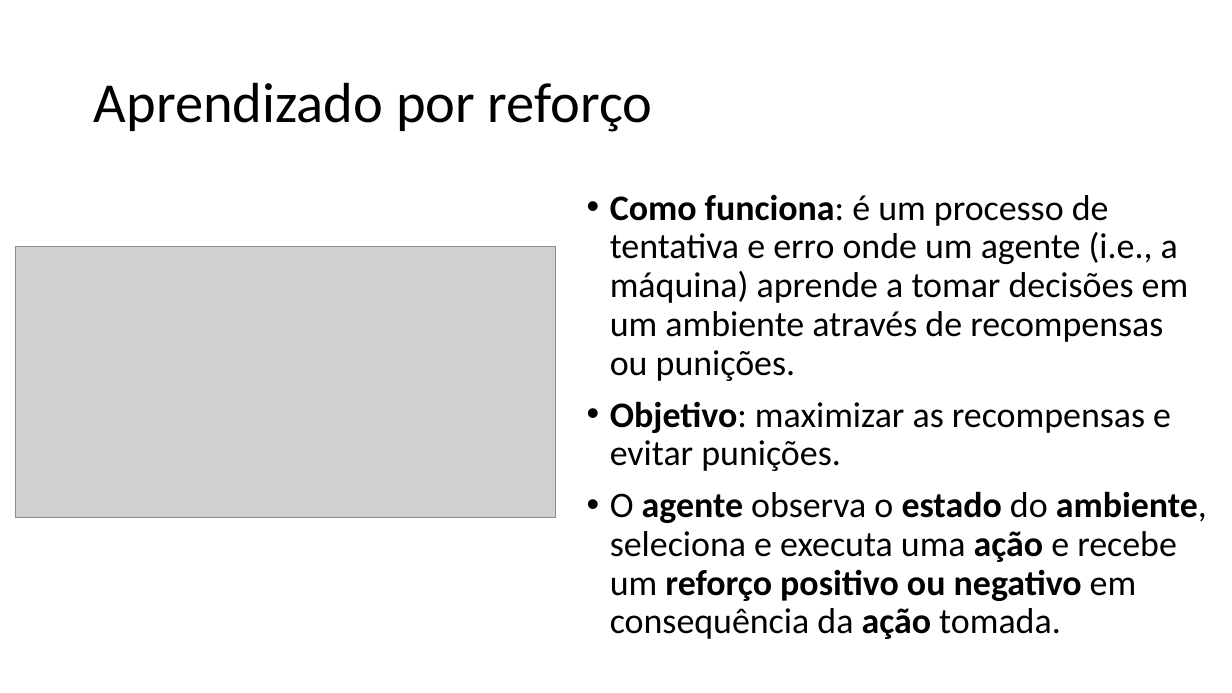
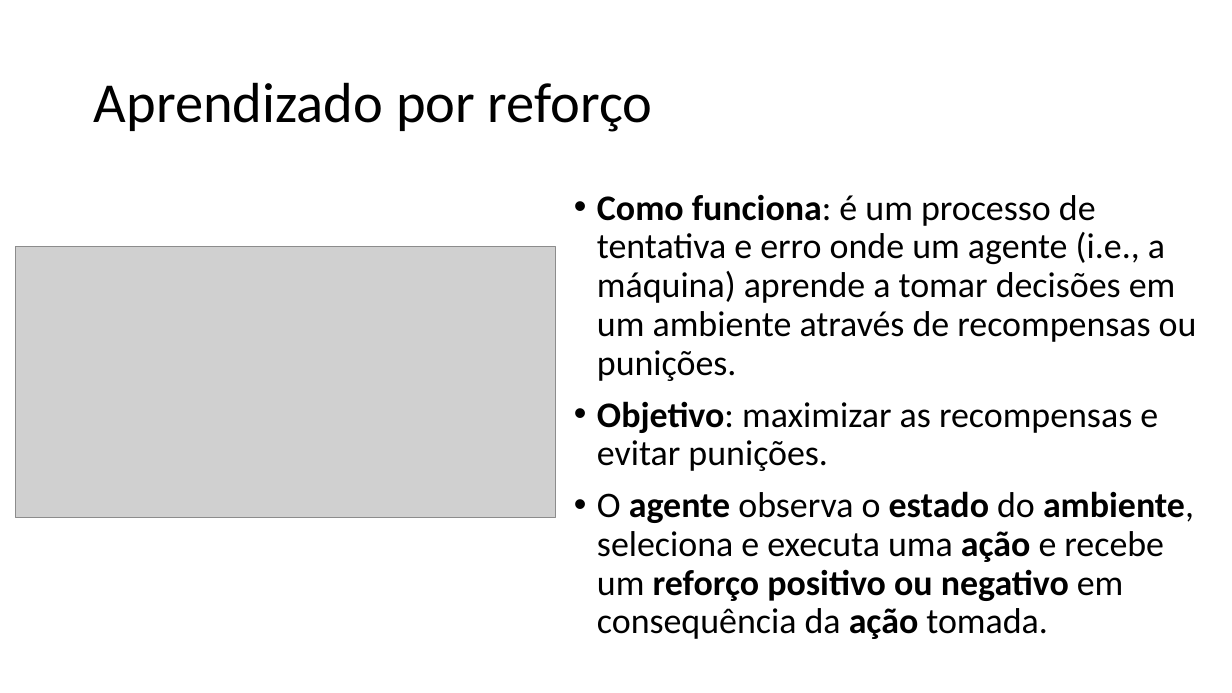
Before and after one commit to zz4fap/c24_inteligencia_artificial, a slide deck: slide 31 of slides/C24_Paradigmas.pptx (slide 23 before the commit). Drawn at 1232x693 pixels with LibreOffice and Linux fonts; fonts in the diff are those of the drawing; grey boxes stand for pictures. Boxes give left, top, right and bottom in pixels: in the first picture for what was removed or moved away, otherwise in the second. Text is boxed around its words. In the diff, an @@ line names an element or a change of style, - is before the commit and + after.

```diff
--- a/slides/C24_Paradigmas.pptx
+++ b/slides/C24_Paradigmas.pptx
@@ text "Como funciona: é um processo ...": place and size @@
-text "Como funciona: é um processo ..." at (610,195,1207,639)
+text "Como funciona: é um processo ..." at (597,195,1197,639)
```
Also in this commit, not shown: 15 other slides changed, 10 slides added, 1 slide removed, 1 other file.
